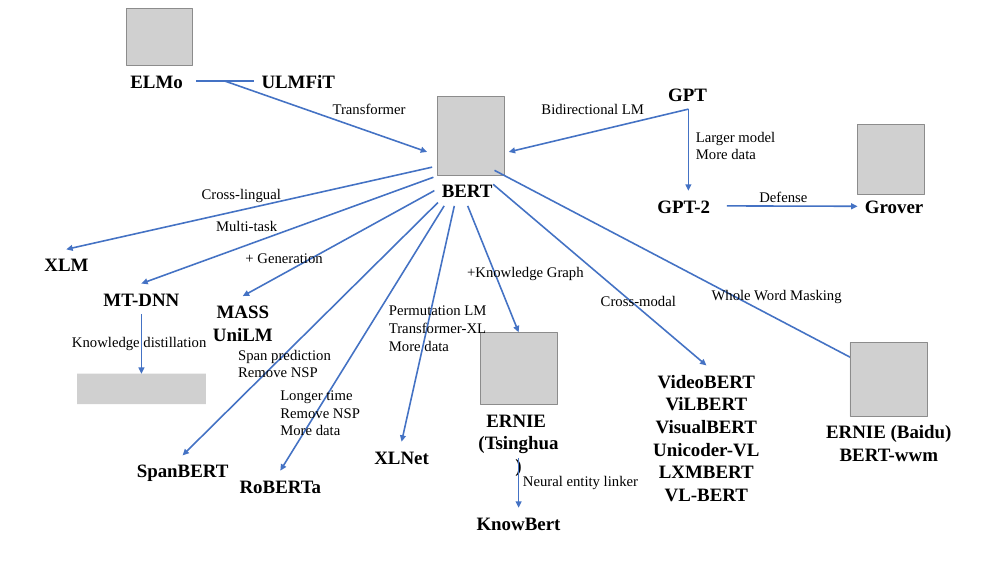
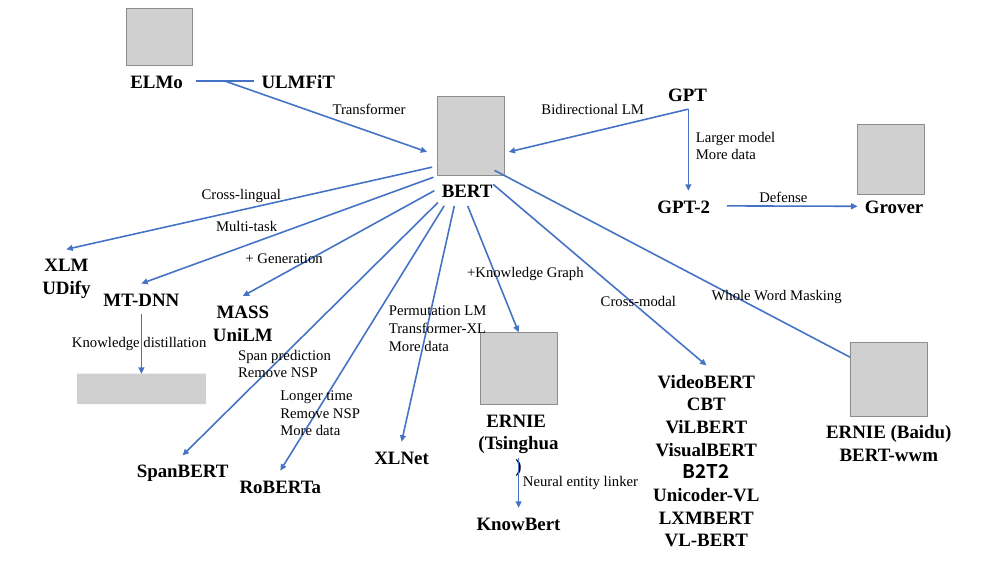
Before and after one commit to thunlp/PLMpapers, a slide deck: slide 1 of PLMfamily.pptx. Drawn at 1008x567 pixels with LibreOffice and Linux fonts; fonts in the diff are those of the drawing; grey boxes stand for pictures. Boxes give left, top, right and bottom in pixels: in the first picture for what was removed or moved away, otherwise in the second. Text is boxed around its words. In the diff, an @@ line names an element or a change of style, - is before the commit and + after.

```diff
--- a/PLMfamily.pptx
+++ b/PLMfamily.pptx
@@ text at <box>42,280,90,298</box>: paragraph added @@
+UDify
@@ text at <box>687,397,726,411</box>: paragraph added @@
+CBT
@@ text at <box>683,464,730,478</box>: paragraph added @@
+B2T2
```
Also in this commit, not shown: 2 other files.
